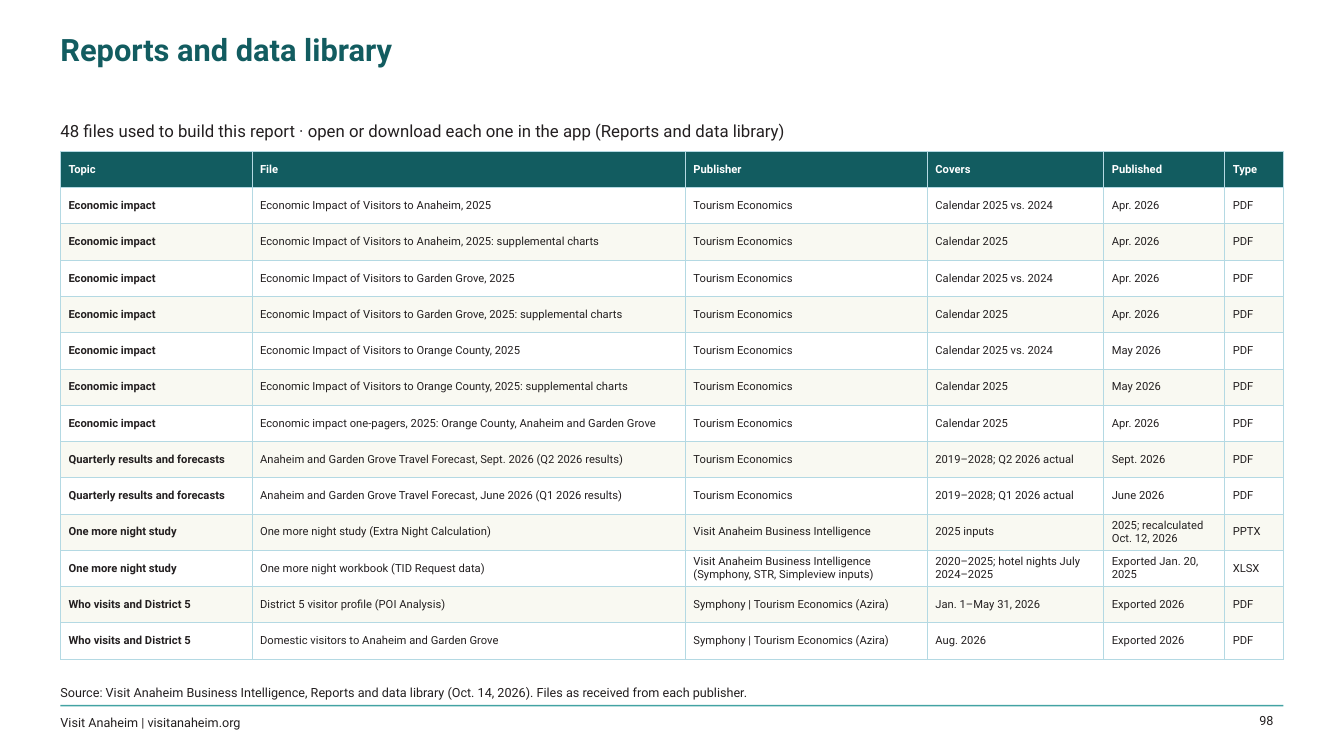
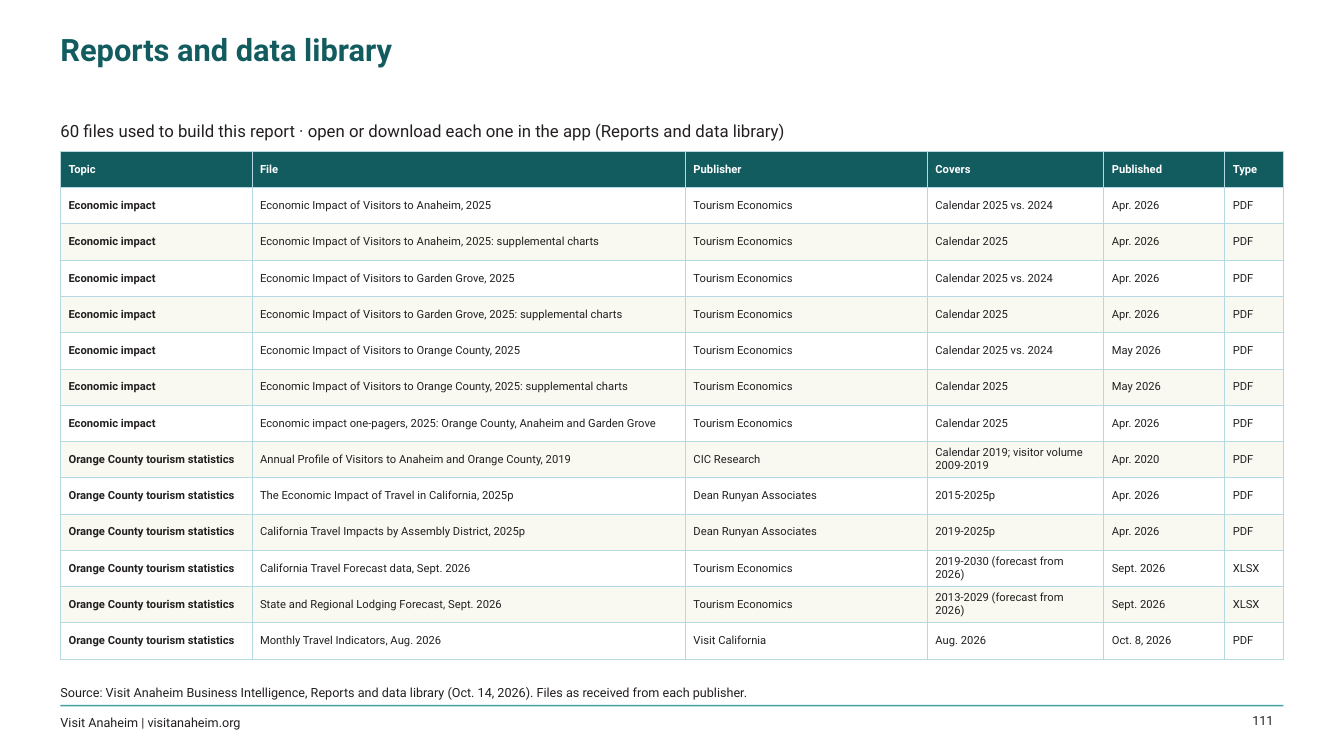
Before and after one commit to bi-visitanaheim/oc-vibe-insights, a slide deck: slide 111 of public/OC_Vibe_Insights.pptx (slide 98 before the commit). Drawn at 1344x756 pixels with LibreOffice and Linux fonts; fonts in the diff are those of the drawing; background and template pictures are left out. Boxes give left, top, right and bottom in pixels: in the first picture for what was removed or moved away, otherwise in the second. Text is boxed around its words. In the diff, an @@ line names an element or a change of style, - is before the commit and + after.

```diff
--- a/public/OC_Vibe_Insights.pptx
+++ b/public/OC_Vibe_Insights.pptx
@@ text at box(60, 123, 785, 141): text changed @@
-48 files used to build this report · open or download each one in the app (Reports and data library)
+60 files used to build this report · open or download each one in the app (Reports and data library)
@@ table at box(60, 151, 1284, 651) @@
-row 9: Quarterly results and forecasts | Anaheim and Garden Grove Travel Forecast, Sept. 2026 (Q2 2026 results) | Tourism Economics | 2019–2028; Q2 2026 actual | Sept. 2026 | PDF
+row 9: Orange County tourism statistics | Annual Profile of Visitors to Anaheim and Orange County, 2019 | CIC Research | Calendar 2019; visitor volume 2009-2019 | Apr. 2020 | PDF
-row 10: Quarterly results and forecasts | Anaheim and Garden Grove Travel Forecast, June 2026 (Q1 2026 results) | Tourism Economics | 2019–2028; Q1 2026 actual | June 2026 | PDF
+row 10: Orange County tourism statistics | The Economic Impact of Travel in California, 2025p | Dean Runyan Associates | 2015-2025p | Apr. 2026 | PDF
-row 11: One more night study | One more night study (Extra Night Calculation) | Visit Anaheim Business Intelligence | 2025 inputs | 2025; recalculated Oct. 12, 2026 | PPTX
+row 11: Orange County tourism statistics | California Travel Impacts by Assembly District, 2025p | Dean Runyan Associates | 2019-2025p | Apr. 2026 | PDF
-row 12: One more night study | One more night workbook (TID Request data) | Visit Anaheim Business Intelligence (Symphony, STR, Simpleview inputs) | 2020–2025; hotel nights July 2024–2025 | Exported Jan. 20, 2025 | XLSX
+row 12: Orange County tourism statistics | California Travel Forecast data, Sept. 2026 | Tourism Economics | 2019-2030 (forecast from 2026) | Sept. 2026 | XLSX
-row 13: Who visits and District 5 | District 5 visitor profile (POI Analysis) | Symphony | Tourism Economics (Azira) | Jan. 1–May 31, 2026 | Exported 2026 | PDF
+row 13: Orange County tourism statistics | State and Regional Lodging Forecast, Sept. 2026 | Tourism Economics | 2013-2029 (forecast from 2026) | Sept. 2026 | XLSX
-row 14: Who visits and District 5 | Domestic visitors to Anaheim and Garden Grove | Symphony | Tourism Economics (Azira) | Aug. 2026 | Exported 2026 | PDF
+row 14: Orange County tourism statistics | Monthly Travel Indicators, Aug. 2026 | Visit California | Aug. 2026 | Oct. 8, 2026 | PDF
@@ page number at box(1252, 716, 1273, 725): text changed @@
-98
+111
```
Also in this commit, not shown: 33 other slides changed, 16 slides added, 31 other files.
